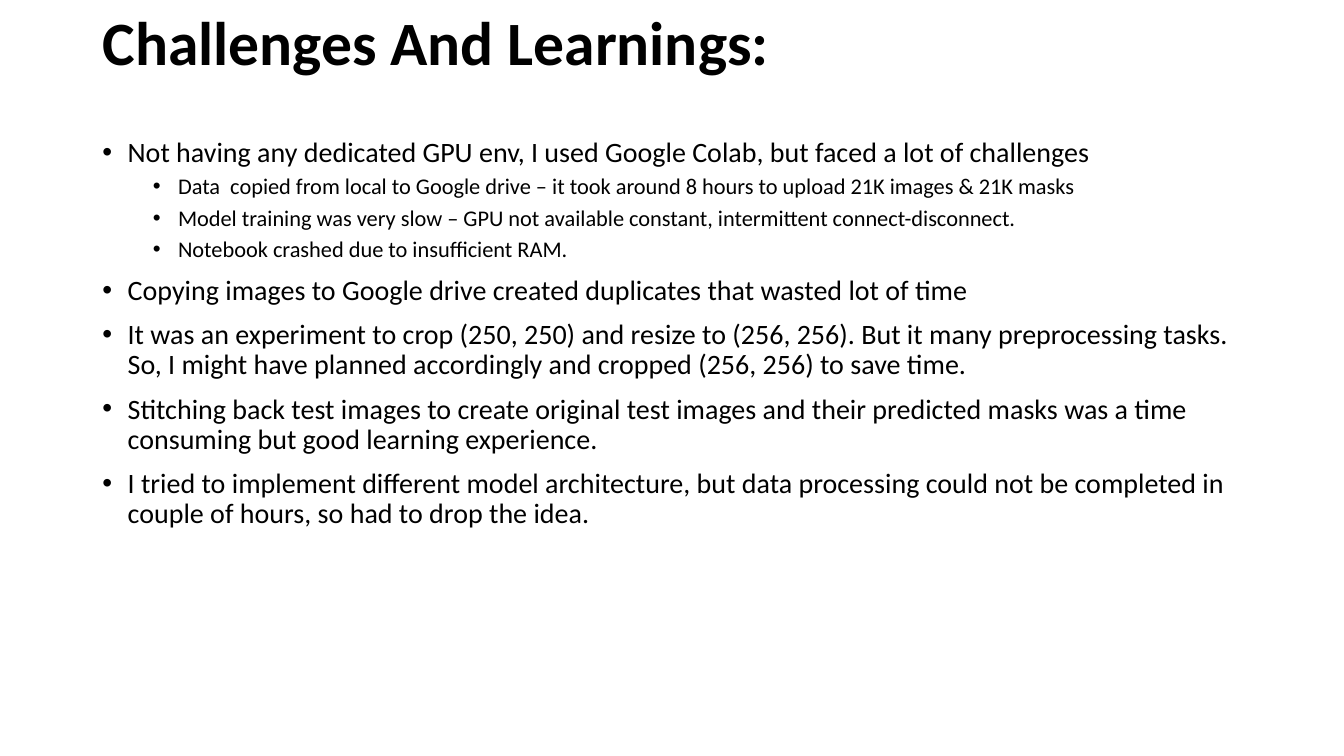
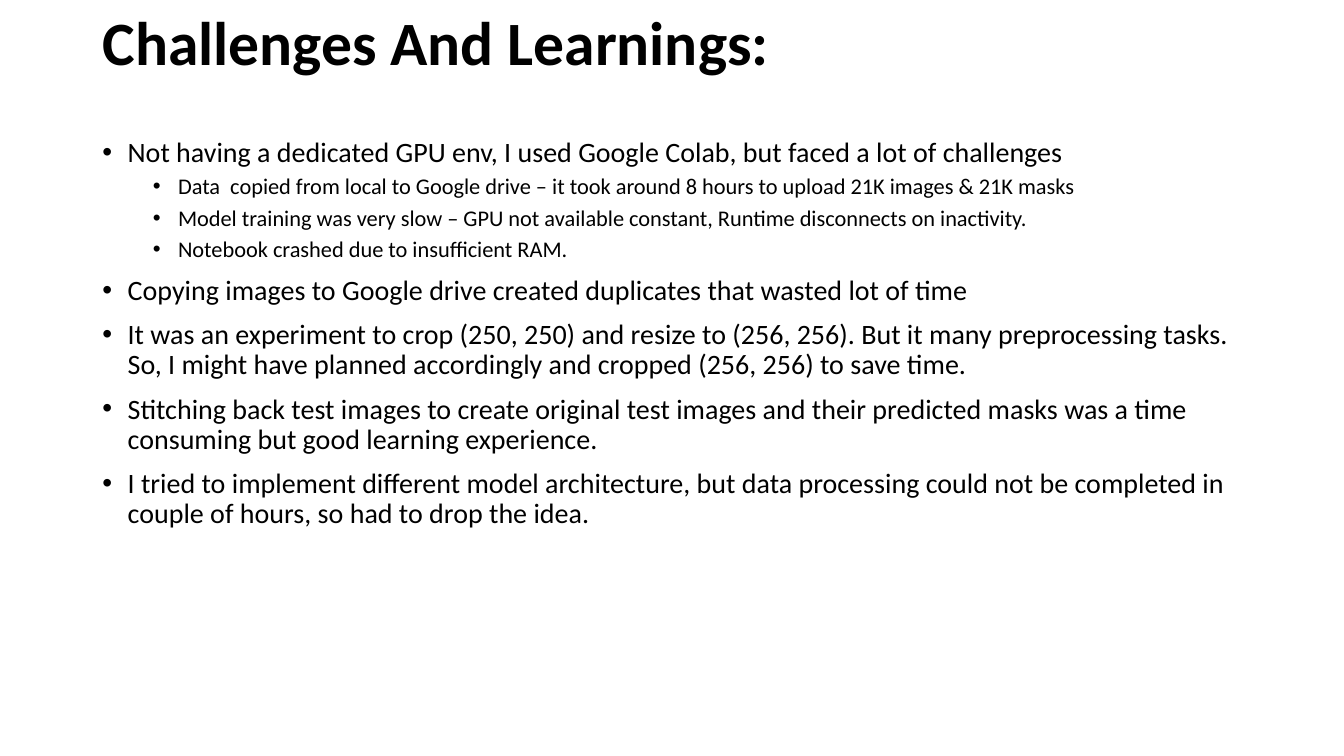
Before and after one commit to binit9/road_detection_satelite_imagery, a slide deck: slide 10 of Road Features from Satellite Imagery.pptx (slide 8 before the commit). Drawn at 1344x756 pixels with LibreOffice and Linux fonts; fonts in the diff are those of the drawing. Boxes give left, top, right and bottom in pixels: in the first picture for what was removed or moved away, otherwise in the second. Text is boxed around its words. In the diff, an @@ line names an element or a change of style, - is before the commit and + after.

```diff
--- a/Road Features from Satellite Imagery.pptx
+++ b/Road Features from Satellite Imagery.pptx
@@ text at (128, 142, 1062, 167): text changed @@
-• Not having any dedicated GPU env, I used Google Colab, but faced a lot of challenges
+• Not having a dedicated GPU env, I used Google Colab, but faced a lot of challenges
@@ text at (178, 210, 1026, 230): text changed @@
-  • Model training was very slow – GPU not available constant, intermittent connect-disconnect.
+  • Model training was very slow – GPU not available constant, Runtime disconnects on inactivity.
```
Also in this commit, not shown: 1 other slide changed, 3 slides added, 3 slides removed, 2 other files.
